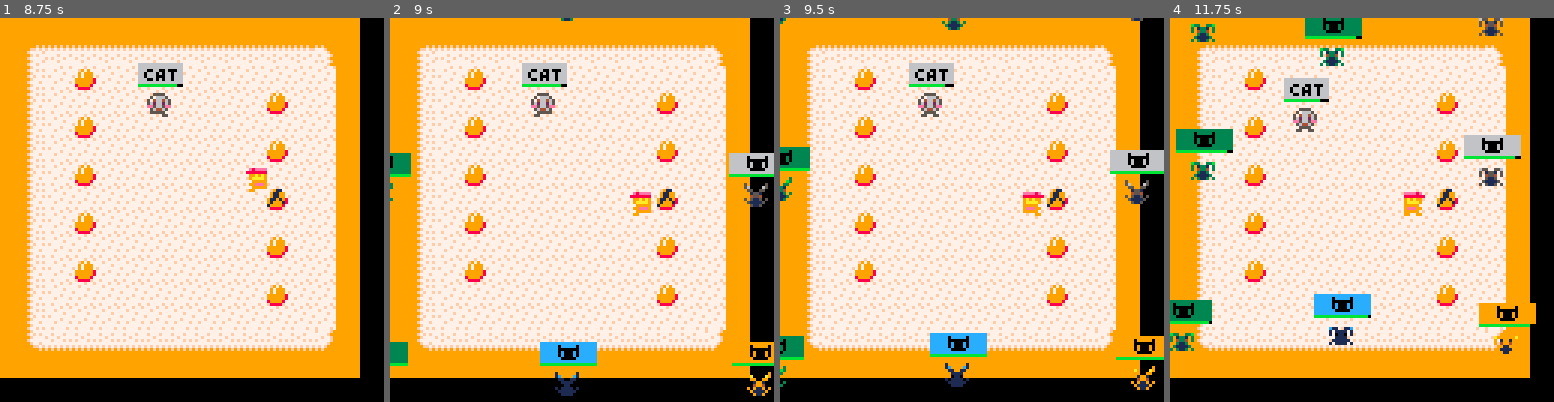
Above: before the commit, frames 1-4 (left to right).
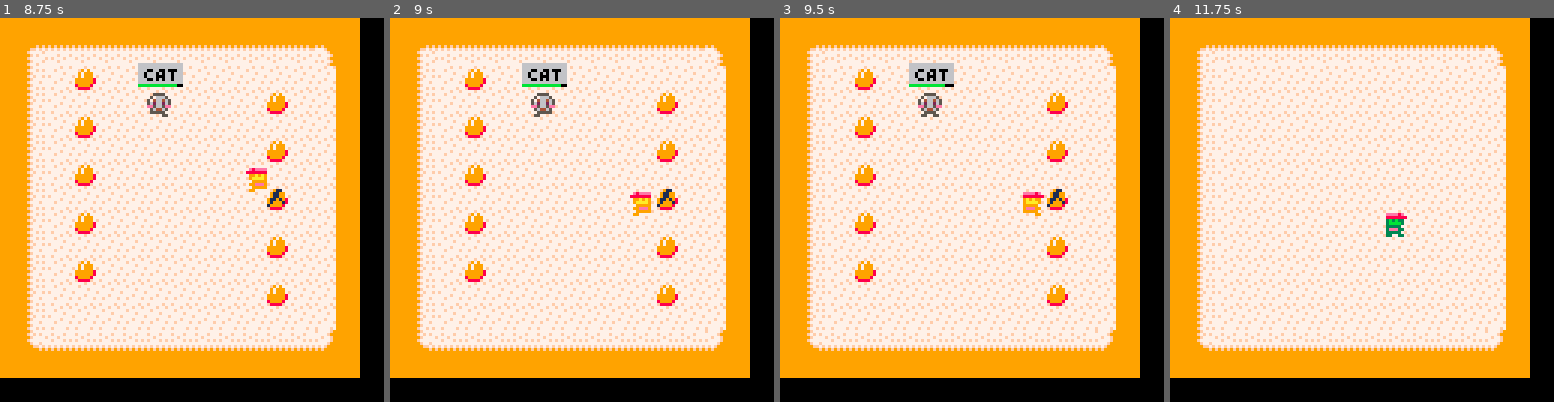
Above: after the commit, the same moments.

Repository: Lambdanaut/BBYS
Game: PICO-8 cartridge bbys.p8
Same seed, same stepped clock (60 frames per second), same inputs: the game is played once before the commit and once after it.
Inputs:
- Up to frame 1 (8.75 s): tap O (Z key) at 0.7, 1.7, 2.1, 2.5, 2.9, 3.3, 3.7, 4.1, 4.5, 4.9, 5.3, 5.7, 6.1, 6.5, 6.9, 7.3, 7.7, 8.1, 8.5 s; hold Right 1.6-2.1 s; hold Up 2.15-2.42 s; hold Right 2.47-3.03 s; hold Left 3.08-3.58 s; hold Down 3.63-3.97 s; hold Right 4.02-4.68 s; hold Up 4.73-5.03 s; hold Left 5.08-5.68 s; hold Down 5.73-6.03 s; hold Right 6.08-6.58 s; hold Right 6.63-7.13 s; hold Up 7.18-7.45 s; hold Right 7.5-8.07 s; hold Left 8.12-8.62 s; hold Down from 8.67 s (still down)
- Up to frame 2 (9 s): keep holding Down; tap O (Z key) at 8.9 s
- Up to frame 3 (9.5 s): release Down at 9 s; hold Right from 9.05 s (still down); tap O (Z key) at 9.3 s
- Up to frame 4 (11.75 s): tap O (Z key) every 0.4 s from 9.7 to 11.7 s; release Right at 9.72 s; hold Up 9.77-10.07 s; hold Left 10.12-10.72 s; hold Down 10.77-11.07 s; hold Right 11.12-11.62 s

Frame 1 is identical in both runs. In frame 2, 3.1% of the frame differs, in the area x 0-100%, y 0-99%; in frame 3, 3.9%; in frame 4, 10%, in the area x 0-96%, y 0-88%.

Commit message:
Bug squashing and level manager additions

Diff:
--- a/bbys.p8
+++ b/bbys.p8
@@ -229,10 +229,11 @@
 
   level_manager.level = 1
   level_manager.stage = 1  -- The progression of the current level
-  level_manager.stage_duration = 8
+  level_manager.stage_duration = 5
+  level_manager.final_level = 2
 
   -- Number of stages for each level, listed sequentially
-  level_manager.stage_count = {10}
+  level_manager.stage_count = {2}
 
   level_manager.time_since_last_stage = 0
 
@@ -241,59 +242,88 @@
   level_manager.enemy_spawn_tr = {16, 0}
   level_manager.enemy_spawn_r = {16, 8}
   level_manager.enemy_spawn_br = {16, 16}
-  level_manager.enemy_spawn_bm = {8, 16}
+  level_manager.enemy_spawn_b = {8, 16}
   level_manager.enemy_spawn_bl = {0, 16}
   level_manager.enemy_spawn_l = {0, 8}
 
   level_manager.init_level = function(self)
+    make_player()
+    make_items()
+    make_foods()
+    make_bbys()
+    make_enemies()
     if self.level == 1 then
       local rock_pos = {
         {4, 3}, {4, 5}, {4, 7}, {4, 9}, {4, 11},
         {12, 12}, {12, 10}, {12, 8}, {12, 6}, {12, 4}
       }
-
-      make_player()
-      make_items()
-      make_foods()
       make_rocks(rock_pos)
-      make_bbys()
-      make_enemies()
-    end
+    end
+  end
+
+  level_manager.destroy_level = function(self)
+    -- Reset all level components
+    -- player = player
+    items.items = {}
+    foods.foods = {}
+    rocks.rocks = {}
+    enemies.enemies = {}
+    bbys = {}
+
   end
 
   level_manager.init_stage = function(self)
     if self.level == 1 then
       if self.stage == 1 then
         make_bby({8, 6})
-      elseif self.stage == 2 then
-        make_enemy(self.enemy_spawn_tl)
+        -- Skip a couple stages (saferoom concept)
+      elseif self.stage == 4 then
+        -- First enemy then a pause
+        make_enemy(self.enemy_spawn_b)
+      elseif self.stage == 7 then
+        -- Two more enemies from the same location
+        make_enemy(self.enemy_spawn_b)
+        make_enemy(self.enemy_spawn_b)
+      elseif self.stage == 10 then
+        -- Two more enemies from the same location
+        make_enemy(self.enemy_spawn_l)
+        make_enemy(self.enemy_spawn_r)
+      elseif self.stage == 13 then
+        -- Two more enemies from the same location
+        make_enemy(self.enemy_spawn_r)
+      elseif self.stage == 16 then
+        -- Two more enemies from the same location
         make_enemy(self.enemy_spawn_t)
-        make_enemy(self.enemy_spawn_tr)
+        make_enemy(self.enemy_spawn_b)
+        make_enemy(self.enemy_spawn_l)
         make_enemy(self.enemy_spawn_r)
-        make_enemy(self.enemy_spawn_br)
-        make_enemy(self.enemy_spawn_bm)
-        make_enemy(self.enemy_spawn_bl)
-        make_enemy(self.enemy_spawn_l)
-      elseif self.stage == 3 then
-      end
+
+      end
+    elseif self.level == self.final_level then
+      -- ROLL CREDDIES
     end
   end
 
   level_manager.update = function(self)
     self.time_since_last_stage += DELTA_TIME
 
-    if self.time_since_last_stage > self.stage_duration then
-      -- Next stage
-      self.time_since_last_stage = 0
-      self.stage += 1
-      self:init_stage()
-    end
-
-    if self.stage > self.stage_count[self.level] then
-      -- Next level
-      self.time_since_last_stage = 0
-      self.stage += 1
-      self:init_level()
+    if self.level < self.final_level then
+
+      if self.time_since_last_stage > self.stage_duration then
+        -- Next stage
+        self.time_since_last_stage = 0
+        self.stage += 1
+        self:init_stage()
+      end
+
+      if self.stage > self.stage_count[self.level] then
+        -- Next level
+        self.time_since_last_stage = 0
+        self.stage = 1
+        self.level += 1
+        self:destroy_level()
+        self:init_level()
+      end
     end
 
   end
@@ -1526,23 +1556,23 @@
 0000000000000000000000000000000000000000000000000000000000000000000000000000000000000000000000000000000000000000000000000000000000000000000000000000000000000000000000000000000000000000000000000000000000000000000000000000000000000000000000000000000000000000
 __map__
 0000000000000000000000000000000000000000000000000000000000000000000000000000000000000000000000000000000000000000000000000000000000000000000000000000000000000000000000000000000000000000000000000000000000000000000000000000000000000000000000000000000000000000
-0012121212121212121212121212121212000000000000000000000000000000000000000000000000000000000000000000000000000000000000000000000000000000000000000000000000000000000000000000000000000000000000000000000000000000000000000000000000000000000000000000000000000000
-0012070606060606060606060606051212000000000000000000000000000000000000000000000000000000000000000000000000000000000000000000000000000000000000000000000000000000000000000000000000000000000000000000000000000000000000000000000000000000000000000000000000000000
-0012080101010101010101010101011212000000000000000000000000000000000000000000000000000000000000000000000000000000000000000000000000000000000000000000000000000000000000000000000000000000000000000000000000000000000000000000000000000000000000000000000000000000
-0012080101010101010101010101011212000000000000000000000000000000000000000000000000000000000000000000000000000000000000000000000000000000000000000000000000000000000000000000000000000000000000000000000000000000000000000000000000000000000000000000000000000000
-0012080101010101010101010101011212000000000000000000000000000000000000000000000000000000000000000000000000000000000000000000000000000000000000000000000000000000000000000000000000000000000000000000000000000000000000000000000000000000000000000000000000000000
-0012080101010101010101010101011212000000000000000000000000000000000000000000000000000000000000000000000000000000000000000000000000000000000000000000000000000000000000000000000000000000000000000000000000000000000000000000000000000000000000000000000000000000
-0012080101010101010101010101011212000000000000000000000000000000000000000000000000000000000000000000000000000000000000000000000000000000000000000000000000000000000000000000000000000000000000000000000000000000000000000000000000000000000000000000000000000000
-0012080101010101010101010101011212000000000000000000000000000000000000000000000000000000000000000000000000000000000000000000000000000000000000000000000000000000000000000000000000000000000000000000000000000000000000000000000000000000000000000000000000000000
-0012080101010101010101010101011212000000000000000000000000000000000000000000000000000000000000000000000000000000000000000000000000000000000000000000000000000000000000000000000000000000000000000000000000000000000000000000000000000000000000000000000000000000
-0012080101010101010101010101011212000000000000000000000000000000000000000000000000000000000000000000000000000000000000000000000000000000000000000000000000000000000000000000000000000000000000000000000000000000000000000000000000000000000000000000000000000000
-0012080101010101010101010101011212000000000000000000000000000000000000000000000000000000000000000000000000000000000000000000000000000000000000000000000000000000000000000000000000000000000000000000000000000000000000000000000000000000000000000000000000000000
-0012080101010101010101010101011212000000000000000000000000000000000000000000000000000000000000000000000000000000000000000000000000000000000000000000000000000000000000000000000000000000000000000000000000000000000000000000000000000000000000000000000000000000
-0012080101010101010101010101011212000000000000000000000000000000000000000000000000000000000000000000000000000000000000000000000000000000000000000000000000000000000000000000000000000000000000000000000000000000000000000000000000000000000000000000000000000000
-0012090202020202020202020202031212000000000000000000000000000000000000000000000000000000000000000000000000000000000000000000000000000000000000000000000000000000000000000000000000000000000000000000000000000000000000000000000000000000000000000000000000000000
-0012121212121212121212121212121212000000000000000000000000000000000000000000000000000000000000000000000000000000000000000000000000000000000000000000000000000000000000000000000000000000000000000000000000000000000000000000000000000000000000000000000000000000
-…(5 lines of a section not shown)…
+0012121212121212121212121212121200000000000000000000000000000000000000000000000000000000000000000000000000000000000000000000000000000000000000000000000000000000000000000000000000000000000000000000000000000000000000000000000000000000000000000000000000000000
+0012070606060606060606060606051200000000000000000000000000000000000000000000000000000000000000000000000000000000000000000000000000000000000000000000000000000000000000000000000000000000000000000000000000000000000000000000000000000000000000000000000000000000
+0012080101010101010101010101011200000000000000000000000000000000000000000000000000000000000000000000000000000000000000000000000000000000000000000000000000000000000000000000000000000000000000000000000000000000000000000000000000000000000000000000000000000000
+0012080101010101010101010101011200000000000000000000000000000000000000000000000000000000000000000000000000000000000000000000000000000000000000000000000000000000000000000000000000000000000000000000000000000000000000000000000000000000000000000000000000000000
+0012080101010101010101010101011200000000000000000000000000000000000000000000000000000000000000000000000000000000000000000000000000000000000000000000000000000000000000000000000000000000000000000000000000000000000000000000000000000000000000000000000000000000
+0012080101010101010101010101011200000000000000000000000000000000000000000000000000000000000000000000000000000000000000000000000000000000000000000000000000000000000000000000000000000000000000000000000000000000000000000000000000000000000000000000000000000000
+0012080101010101010101010101011200000000000000000000000000000000000000000000000000000000000000000000000000000000000000000000000000000000000000000000000000000000000000000000000000000000000000000000000000000000000000000000000000000000000000000000000000000000
+0012080101010101010101010101011200000000000000000000000000000000000000000000000000000000000000000000000000000000000000000000000000000000000000000000000000000000000000000000000000000000000000000000000000000000000000000000000000000000000000000000000000000000
+0012080101010101010101010101011200000000000000000000000000000000000000000000000000000000000000000000000000000000000000000000000000000000000000000000000000000000000000000000000000000000000000000000000000000000000000000000000000000000000000000000000000000000
+0012080101010101010101010101011200000000000000000000000000000000000000000000000000000000000000000000000000000000000000000000000000000000000000000000000000000000000000000000000000000000000000000000000000000000000000000000000000000000000000000000000000000000
+0012080101010101010101010101011200000000000000000000000000000000000000000000000000000000000000000000000000000000000000000000000000000000000000000000000000000000000000000000000000000000000000000000000000000000000000000000000000000000000000000000000000000000
+0012080101010101010101010101011200000000000000000000000000000000000000000000000000000000000000000000000000000000000000000000000000000000000000000000000000000000000000000000000000000000000000000000000000000000000000000000000000000000000000000000000000000000
+0012080101010101010101010101011200000000000000000000000000000000000000000000000000000000000000000000000000000000000000000000000000000000000000000000000000000000000000000000000000000000000000000000000000000000000000000000000000000000000000000000000000000000
+0012090202020202020202020202031200000000000000000000000000000000000000000000000000000000000000000000000000000000000000000000000000000000000000000000000000000000000000000000000000000000000000000000000000000000000000000000000000000000000000000000000000000000
+0012121212121212121212121212121200000000000000000000000000000000000000000000000000000000000000000000000000000000000000000000000000000000000000000000000000000000000000000000000000000000000000000000000000000000000000000000000000000000000000000000000000000000
+…(5 lines of a section not shown)…
